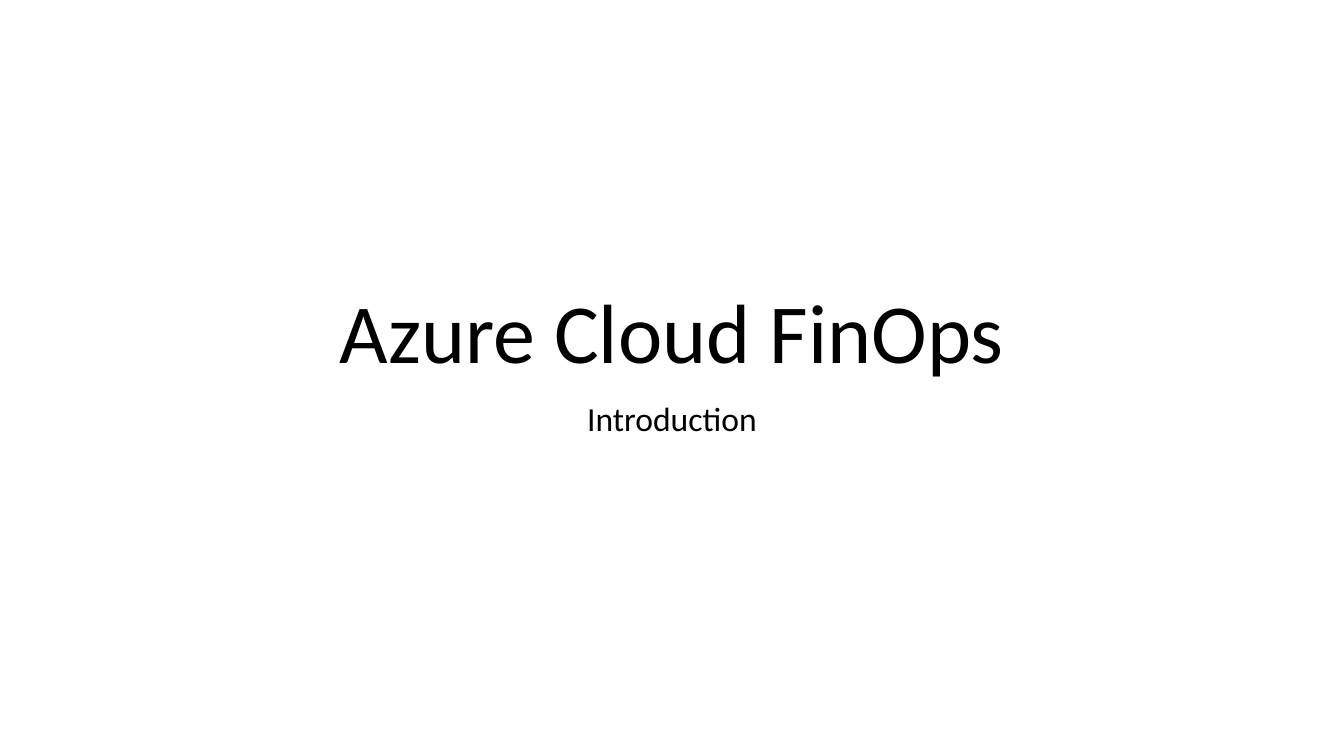
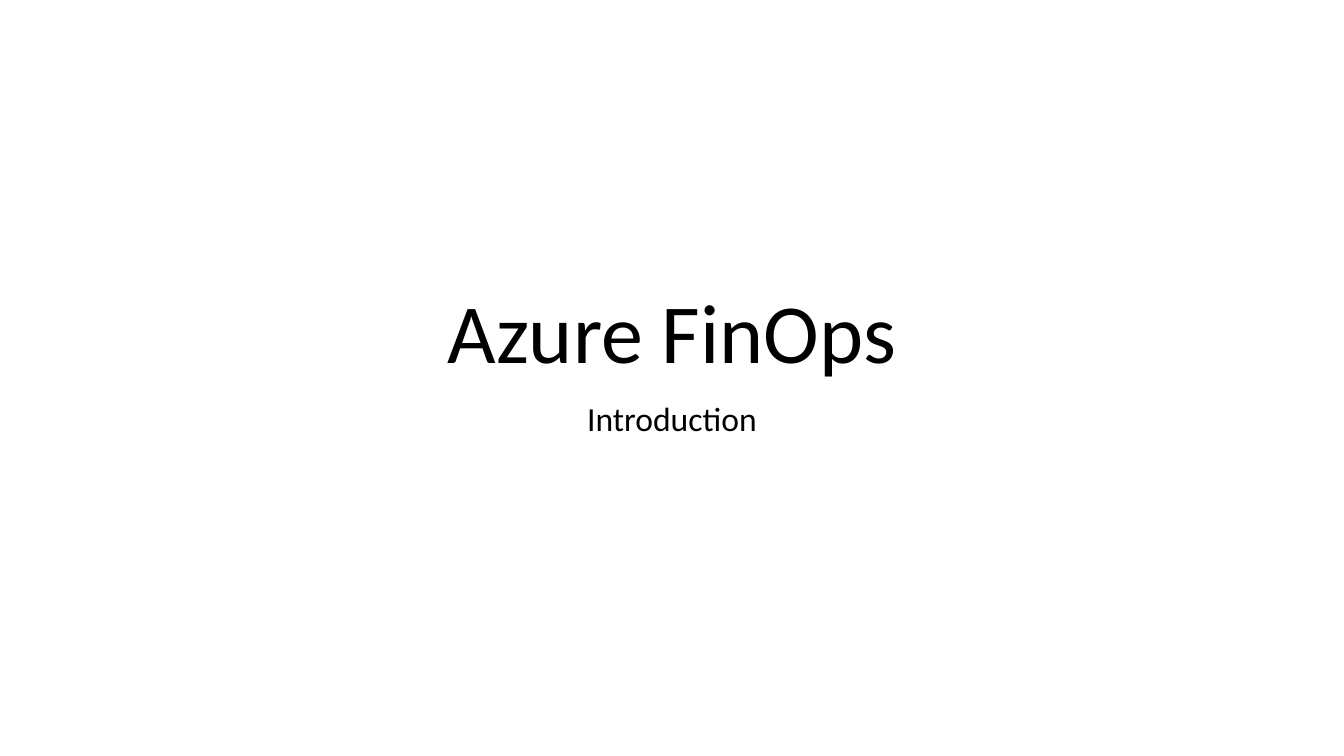
Before and after one commit to peterperov/MSFTCSA, a slide deck: slide 1 of 104-FinOps/Azure FinOps - Introduction.pptx. Drawn at 1344x756 pixels with LibreOffice and Linux fonts; fonts in the diff are those of the drawing. Boxes give left, top, right and bottom in pixels: in the first picture for what was removed or moved away, otherwise in the second. Text is boxed around its words. In the diff, an @@ line names an element or a change of style, - is before the commit and + after.

```diff
--- a/104-FinOps/Azure FinOps - Introduction.pptx
+++ b/104-FinOps/Azure FinOps - Introduction.pptx
@@ title at <box>448,305,896,377</box>: text changed @@
-Azure Cloud FinOps
+Azure FinOps
```
Also in this commit, not shown: 1 other slide changed, 2 slides added.
